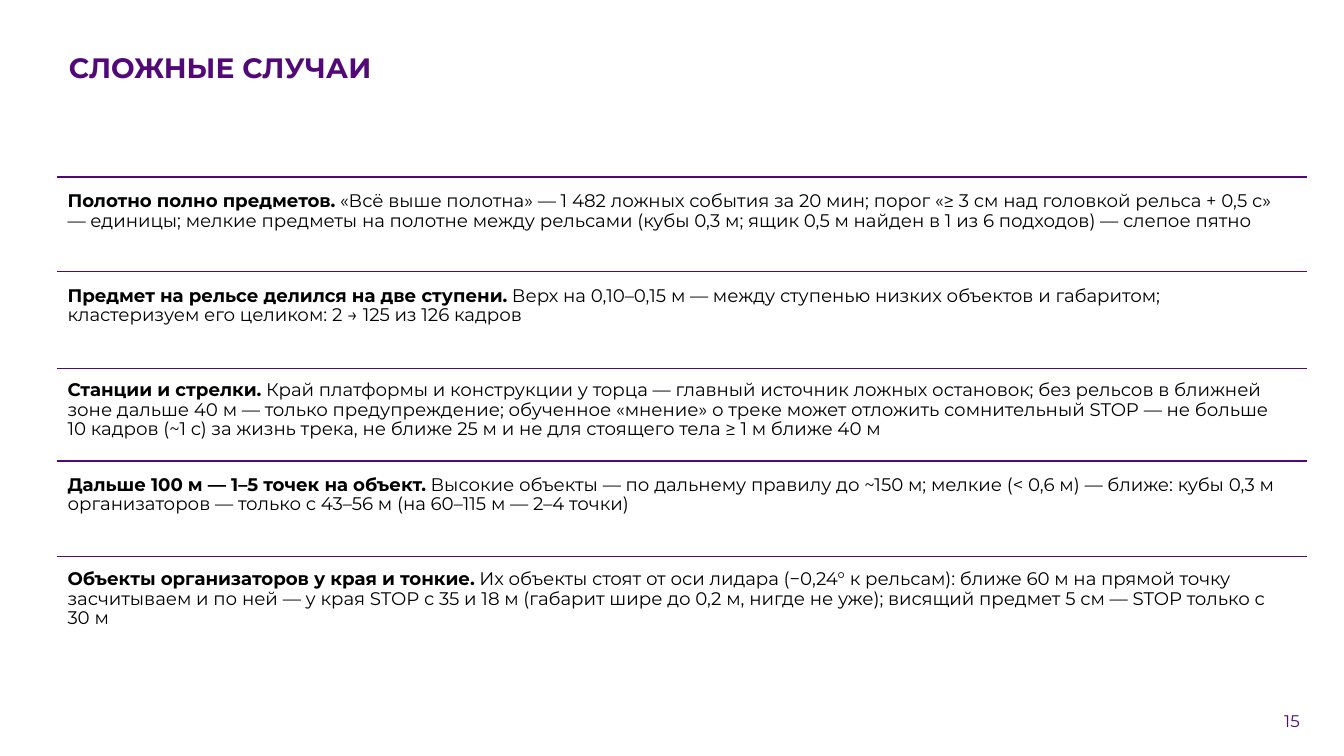
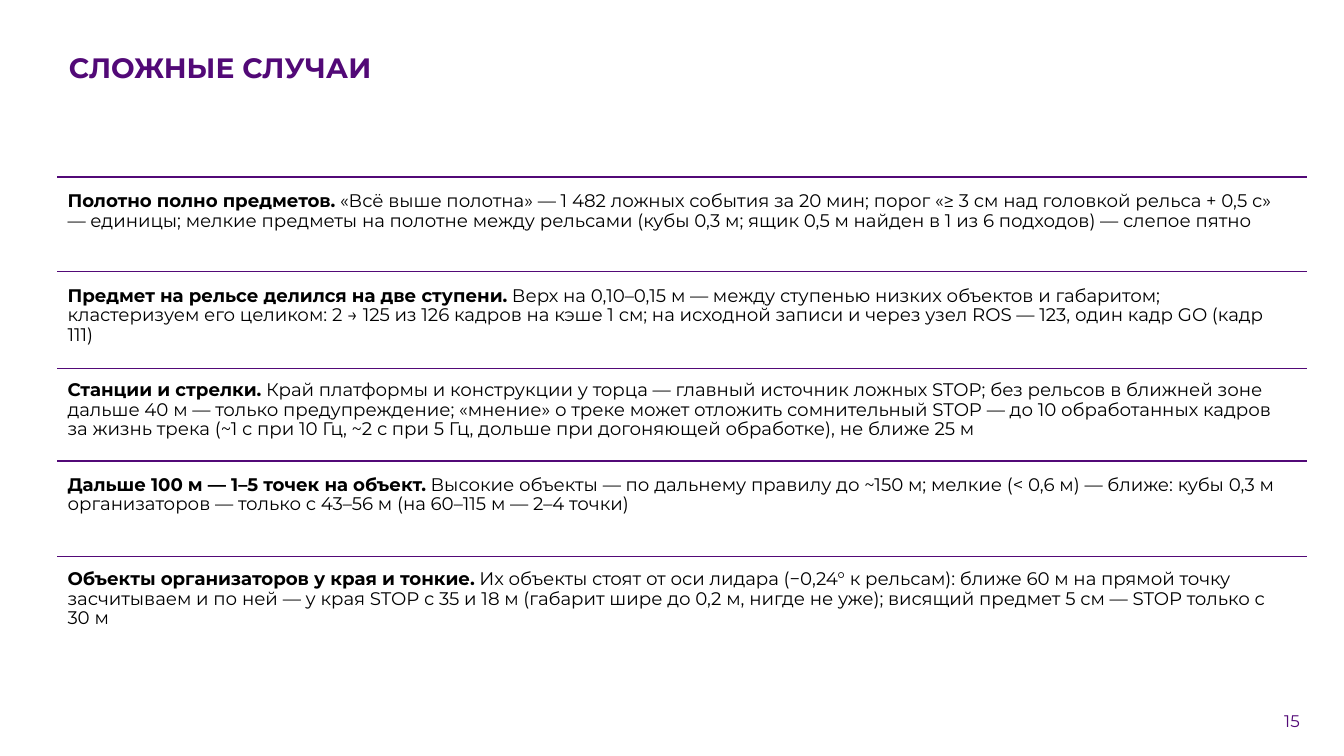
Before and after one commit to pmixay/ReSense, a slide deck: slide 15 of docs/presentation/ReSense_LCT2026.pptx. Drawn at 1344x756 pixels with LibreOffice and Linux fonts; fonts in the diff are those of the drawing; background and template pictures are left out. Boxes give left, top, right and bottom in pixels: in the first picture for what was removed or moved away, otherwise in the second. Text is boxed around its words. In the diff, an @@ line names an element or a change of style, - is before the commit and + after.

```diff
--- a/docs/presentation/ReSense_LCT2026.pptx
+++ b/docs/presentation/ReSense_LCT2026.pptx
@@ text at <box>68,288,1263,345</box>: text changed @@
-Предмет на рельсе делился на две ступени. Верх на 0,10–0,15 м — между ступенью низких объектов и габаритом; кластеризуем его целиком: 2 → 125 из 126 кадров
+Предмет на рельсе делился на две ступени. Верх на 0,10–0,15 м — между ступенью низких объектов и габаритом; кластеризуем его целиком: 2 → 125 из 126 кадров на кэше 1 см; на исходной записи и через узел ROS — 123, один кадр GO (кадр 111)
@@ text at <box>68,382,1271,439</box>: text changed @@
-Станции и стрелки. Край платформы и конструкции у торца — главный источник ложных остановок; без рельсов в ближней зоне дальше 40 м — только предупреждение; обученное «мнение» о треке может отложить сомнительный STOP — не больше 10 кадров (~1 с) за жизнь трека, не ближе 25 м и не для стоящего тела ≥ 1 м ближе 40 м
+Станции и стрелки. Край платформы и конструкции у торца — главный источник ложных STOP; без рельсов в ближней зоне дальше 40 м — только предупреждение; «мнение» о треке может отложить сомнительный STOP — до 10 обработанных кадров за жизнь трека (~1 с при 10 Гц, ~2 с при 5 Гц, дольше при догоняющей обработке), не ближе 25 м
```
Also in this commit, not shown: 8 other slides changed, 18 other files.
